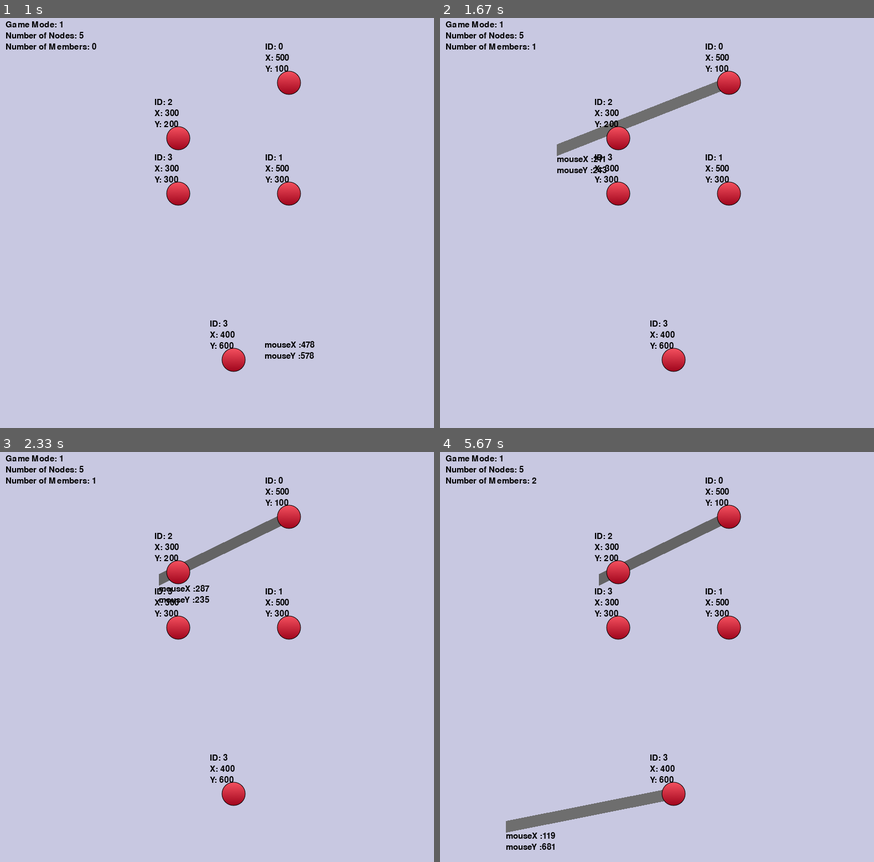
Above: before the commit, frames 1-4 (two rows, left to right).
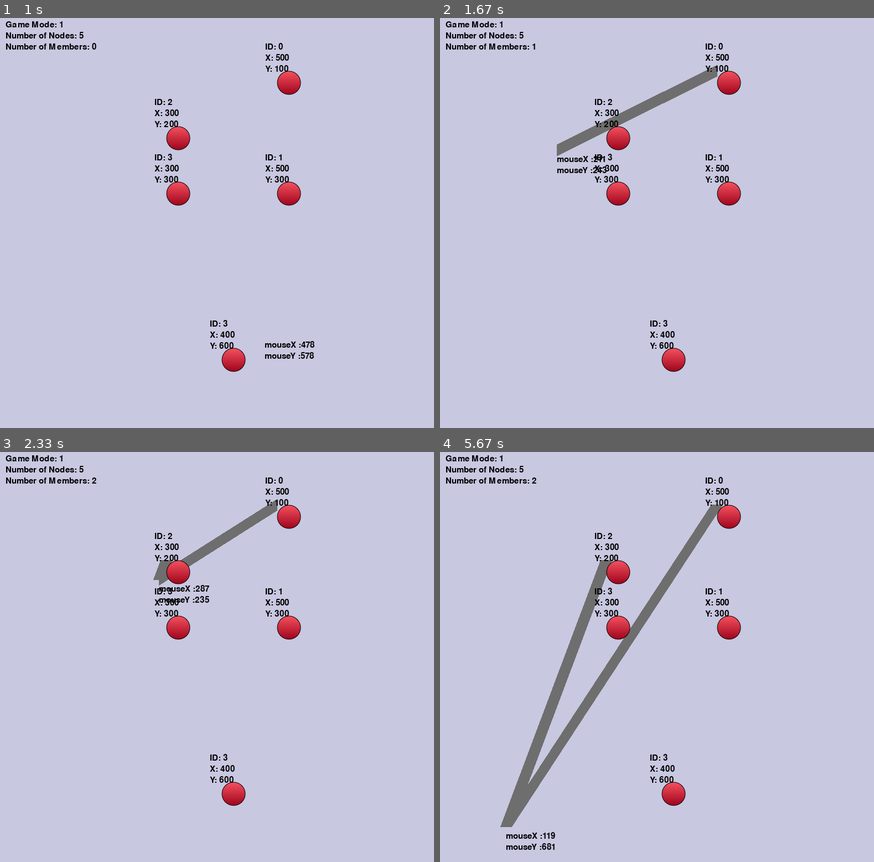
Above: after the commit, the same moments.

Repository: vinnnyr/Vinny-Truss-Solver
Game: pygame game, started from main.py
Two runs of this game, one before a commit and one after it. Both use one fixed random seed, a clock stepped at 60 frames per second and the inputs below. The source is Python 2; it was converted automatically to run under Python 3.
Inputs (mouse positions are in pixels of both pictures, inside the frame that each line leads up to):
- Up to frame 1 (1 s): click (221, 235) at 0.38 s; click (264, 333) at 0.72 s
- Up to frame 2 (1.67 s): click (726, 83) at 1.08 s; click (557, 149) at 1.55 s
- Up to frame 3 (2.33 s): click (221, 726) at 1.88 s; click (160, 579) at 2.22 s
- Up to frame 4 (5.67 s): click (813, 788) at 2.55 s; click (518, 714) at 2.88 s; click (531, 583) at 3.22 s; click (557, 747) at 3.55 s; click (821, 771) at 3.88 s; click (526, 837) at 4.22 s; click (522, 698) at 4.55 s; click (687, 792) at 4.88 s; click (743, 816) at 5.22 s; click (505, 825) at 5.55 s

Frame 1 is identical in both runs. In frame 2, 1.3% of the frame differs, in the area x 27-65%, y 11-34%; in frame 3, 1.1%; in frame 4, 5.0%, in the area x 13-66%, y 12-93%.

Commit message:
started revamp of memberBuilder dunc

Diff:
--- a/main.py
+++ b/main.py
@@ -37,10 +37,12 @@
 
 
 class Member:
-    def __init__(self, startTup, _id):
-        self.startTup = startTup
+    def __init__(self, startNode, _id):
+        self.startNode=startNode
+        self.startTup = (startNode.x, startNode.y)
         self.id = _id
         (self.x, self.y) = self.startTup
+
         self.moving = True
         # print("Member Created")
 
@@ -136,6 +138,13 @@
                     # memToDel = memberList.index(collidedMember)
                     # return memToDel
                     # return None
+def memberBuilder2():
+    collidedNode=checkCollide(nodeList,mouseX,mouseY)
+    if collidedNode:
+        memberList.append(Member(collidedNode,len(memberList)))
+        print("Started at: " +str(collidedNode.id))
+
+
 
 
 def memberSnapToNode(memberToCheck):
@@ -192,8 +201,8 @@
                 else:
                     checkForDelete = True
             elif programMode == 1:
-                memberBuilder()
-                debugger()
+                memberBuilder2()
+                #debugger()
         if event.type == pygame.KEYDOWN:
             if programMode == 0 and event.key == pygame.K_d and checkForDelete:  # Known Bug: Can't delete the first node
                 # print("Deleting Index" + str(indexToDel))
